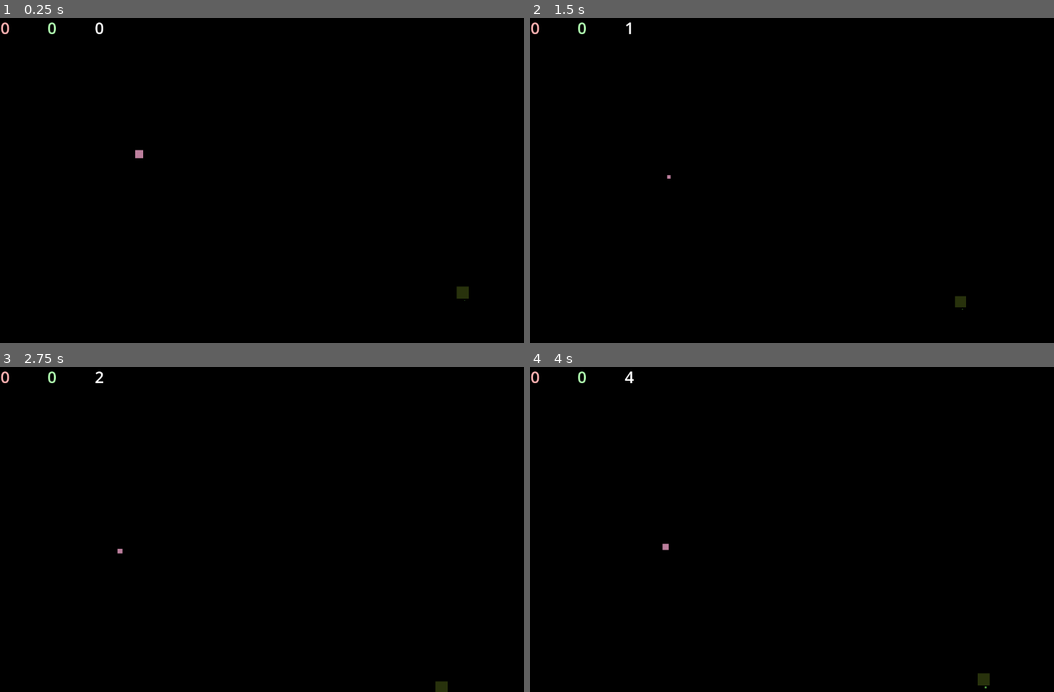
Above: before the commit, frames 1-4 (two rows, left to right).
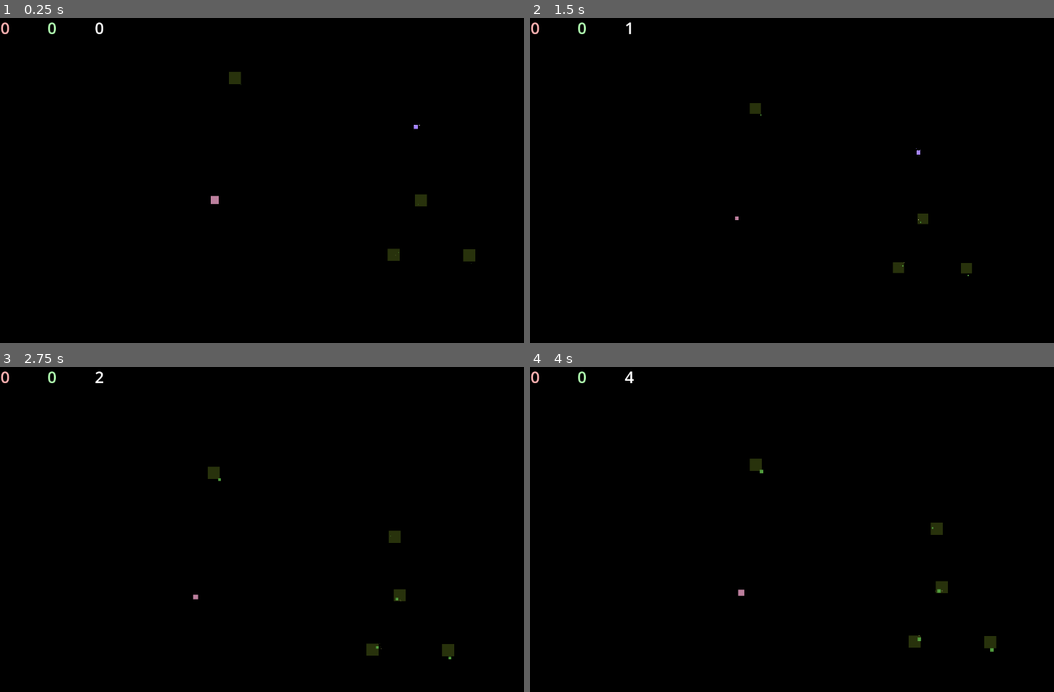
Above: after the commit, the same moments.

Repository: DiegoGrazioli/Project-Ecosystem
Game: Godot game, scene res://scenes/world.tscn
The game is run twice, just before and just after one commit, with the same random seed, the same clock (stepped at 60 frames per second) and the same inputs.
Inputs (mouse positions are in pixels of both pictures, inside the frame that each line leads up to):
- Up to frame 1 (0.25 s): no input
- Up to frame 2 (1.5 s): tap Enter at 0.5 s; move the mouse to (666, 154) at 0.52 s; hold D (destra) 0.53-1.28 s; hold W (su) 0.53-1.28 s; move the mouse to (702, 196) at 1.27 s; hold A (sinistra) from 1.28 s (still down); tap Mouse wheel down (Dezoom) at 1.35 s
- Up to frame 3 (2.75 s): tap W (su) at 1.55 s; move the mouse to (345, 458) at 2.02 s; release A (sinistra) at 2.03 s; hold D (destra) from 2.03 s (still down); hold W (su) from 2.03 s (still down); tap Mouse wheel up (Zoom) at 2.1 s
- Up to frame 4 (4 s): move the mouse to (792, 594) at 2.77 s; release D (destra) at 2.78 s; release W (su) at 2.78 s; hold E (accelera) 2.78-3.53 s; tap Q (decelera) at 2.85 s; tap W (su) at 3.05, 3.8 s; tap Space at 3.5 s; move the mouse to (996, 578) at 3.52 s; hold A (sinistra) from 3.53 s (still down); hold S (giù) from 3.53 s (still down)

The runs differ from the first frame. In frame 1, 0.5% of the frame differs, in the area x 25-91%, y 16-88%; in frame 2, 0.4%; in frame 3, 0.6%; in frame 4, 0.6%, in the area x 25-90%, y 28-99%.

Commit message:
Fix bugs. Add pollen

Diff:
--- a/codes/erbide.gd
+++ b/codes/erbide.gd
@@ -1,6 +1,8 @@
 class_name creature extends CharacterBody2D
 
 @export var existence = true
+
+@onready var solaria: PackedScene = preload("res://scenes/solaria.tscn")
 
 signal death
 
@@ -17,8 +19,11 @@
 var hungry = false
 var secs = false #chi sa, sa
 var dead = false
+var impollinato = false
 
 var vegetables_in_area = []
+
+var sol
 
 # Called when the node enters the scene tree for the first time.
 func _ready() -> void:
@@ -28,12 +33,23 @@
 
 # Called every frame. 'delta' is the elapsed time since the previous frame.
 func _process(delta: float) -> void:
+	#aggiorna i timer al tempo globale
 	$Timer.wait_time = Globals.wait_time
 	$MoveStatus.wait_time = Globals.wait_time * 2
+	$PollinCooldown.wait_time = Globals.wait_time * 4
+	$BirthCooldown.wait_time = Globals.wait_time * 2
+
+	#polline
+	if impollinato:
+		$Polline.visible = true
+		if $PollinCooldown.is_stopped():
+			$PollinCooldown.start()
+	else:
+		$Polline.visible = false
 
 	#raggio di ricerca
 	if hungry:
-		if $Area2D/CollisionShape2D.shape.radius < 550:
+		if $Area2D/CollisionShape2D.shape.radius < 750:
 			$Area2D/CollisionShape2D.shape.radius += 5
 		else:
 			$Area2D/CollisionShape2D.shape.radius = 1
@@ -44,12 +60,15 @@
 	else:
 	#movimento
 		var movement
-		if vegetables_in_area.size() != 0 and hungry:
-			movement = Vector2(vegetables_in_area[0].position.x, vegetables_in_area[0].position.y).normalized()
-			velocity = movement * speed * 5
-		elif vegetables_in_area.size() == 0 and hungry:
-			movement = Vector2(0, 0)
-			velocity = movement * speed
+		if vegetables_in_area.size() > 0 and hungry:
+			$EatArea/CollisionShape2D.disabled = false
+			var closest = get_closest_vegetable()
+			if closest:
+				var direction = closest.global_position - global_position
+				movement = direction.normalized()
+				velocity = movement * speed * 5
+			else:
+				velocity = Vector2.ZERO
 		move_and_collide(velocity)
 
 
@@ -90,6 +109,22 @@
 		if hunger < 1:
 			life -= 1
 
+func get_closest_vegetable() -> Node2D:
+	if vegetables_in_area.size() == 0:
+		return null
+	vegetables_in_area.sort_custom(_compare_distance)
+	return vegetables_in_area[0]
+
+func _compare_distance(a: Node2D, b: Node2D) -> int:
+	var dist_a = position.distance_to(a.position)
+	var dist_b = position.distance_to(b.position)
+	if dist_a < dist_b:
+		return -1
+	elif dist_a > dist_b:
+		return 1
+	else:
+		return 0
+
 func _on_hover_mouse_entered() -> void:
 	$Info.visible = true
 
@@ -101,8 +136,6 @@
 func _on_area_2d_body_entered(body: Node2D) -> void:
 	if body is foglia:
 		vegetables_in_area.append(body)
-		print(vegetables_in_area.size())
-		print(velocity)
 
 
 func _on_area_2d_body_exited(body: Node2D) -> void:
@@ -111,9 +144,16 @@
 
 
 func _on_eat_area_body_entered(body: Node2D) -> void:
-	if body is foglia and hunger < hunger_limit and $EatArea/Cooldown.is_stopped():
-		vegetables_in_area.pop_front()
+	if body is foglia and hungry:
+		print("gnam")
+		vegetables_in_area.erase(body)
 		$EatArea/Cooldown.start()
+		if body.pollins:
+			print("lesgo")
+			impollinato = true
+			$Polline.visible = true
+		else:
+			print("non va")
 		body.queue_free()
 		$EatArea/CollisionShape2D.disabled = true
 		hunger += 5
@@ -126,7 +166,7 @@
 
 
 func _on_move_status_timeout() -> void:
-	if hunger < hunger_limit:
+	if hungry:
 		$MoveStatus.stop()
 	else:
 		var movement
@@ -141,3 +181,20 @@
 func _on_animation_player_animation_finished(anim_name: StringName) -> void:
 	emit_signal("death", position)
 	queue_free()
+
+
+func _on_pollin_cooldown_timeout() -> void:
+	if randi_range(0, 2) == 0:
+		$PollinCooldown.stop()
+		impollinato = false
+		print("fine")
+	else:
+		print("mada mada")
+	sol = solaria.instantiate()
+	sol.position = position - Vector2(32, 32)
+	get_parent().add_child(sol)
+
+
+func _on_birth_cooldown_timeout() -> void:
+	if randi_range(0, 1) == 0:
+		get_parent().add_child(sol)
--- a/codes/globals.gd
+++ b/codes/globals.gd
@@ -17,8 +17,8 @@
 #tipi di esistenze
 	#Carnide: si ciba di erbivori (Erbide e Pollinide)
 	#Res Mante: si ciba di Carnide ma "ci mette molto a digerire" (dorme molto, AFK) e si riproduce poco spesso
-	#Erbide: si ciba di piante (Solaria, Vaniscenza e "Terminaria")
-	#Pollinide: si ciba di piante e si occupa di spargere il polline
+	#Erbide: si ciba di foglie (Solaria, Vaniscenza e "Terminaria")
+	#Pollinide: si ciba di piante
 var poss_creatures = ["Carnide", "Res Mante", "Erbide", "Pollinide"]
 
 	#Funghinoide: nasce da cadaveri. Buono!
--- a/codes/solaria.gd
+++ b/codes/solaria.gd
@@ -10,12 +10,8 @@
 #statistiche:
 var specie = "Solaria"
 var dieta = "Sole"
-var age = [0, 0, 0] #vita media: 1 ciclo, smette di crescere a 5 minuti = fertilità
-var pos = Vector2(position.x, position.y)
+var age = [0, 0, 0]
 var leaves = 0
-
-var hungry = false
-var secs = false
 
 # Called when the node enters the scene tree for the first time.
 func _ready() -> void:
@@ -44,7 +40,6 @@
 		if age[1] == 10:
 			age[1] = 0
 			age[0] += 1
-
 	#aggiorna info
 	$Info/Control/VBoxContainer/EtaContainer/EtaFill.text = str(age[0]) + ", " + str(age[1]) + ", " + str(age[2])
 
--- a/codes/world.gd
+++ b/codes/world.gd
@@ -53,7 +53,7 @@
 
 func _on_erbide_death(pos) -> void:
 	print("vita?")
-	if randi_range(0, 1) != 0:
+	if randi_range(0, 4) != 0:
 		var fun = funghinoide.instantiate()
 		fun.position = pos
 		add_child(fun)
--- a/scenes/erbide.tscn
+++ b/scenes/erbide.tscn
@@ -2,9 +2,6 @@
 
 [ext_resource type="Texture2D" uid="uid://dvdg5vvj8axhd" path="res://src/images/Pixel.png" id="1_ish3j"]
 [ext_resource type="Script" path="res://codes/erbide.gd" id="1_l77ko"]
-
-[sub_resource type="RectangleShape2D" id="RectangleShape2D_ar121"]
-size = Vector2(16.4752, 16.3682)
 
 [sub_resource type="RectangleShape2D" id="RectangleShape2D_xek8y"]
 size = Vector2(16.2683, 16.0181)
@@ -52,16 +49,13 @@
 "death": SubResource("Animation_rttyi")
 }
 
+[sub_resource type="Gradient" id="Gradient_p4rou"]
+offsets = PackedFloat32Array(0.02, 0.08, 0.513333, 1)
+colors = PackedColorArray(0, 0, 0, 0, 0.294118, 0.294118, 0, 1, 1, 1, 0.698, 1, 1, 1, 0.662745, 0)
+
 [node name="Erbide" type="CharacterBody2D"]
 position = Vector2(417, 161)
 script = ExtResource("1_l77ko")
-
-[node name="WorldCollision" type="CollisionShape2D" parent="."]
-visible = false
-position = Vector2(8.63193, 5.97987)
-scale = Vector2(4, 4)
-shape = SubResource("RectangleShape2D_ar121")
-debug_color = Color(0.395566, 0.609891, 0, 0.42)
 
 [node name="Skin" type="Sprite2D" parent="."]
 modulate = Color(0.737255, 0.498039, 0.615686, 1)
@@ -72,7 +66,6 @@
 [node name="Hover" type="Area2D" parent="."]
 
 [node name="CollisionShape2D" type="CollisionShape2D" parent="Hover"]
-visible = false
 light_mask = 0
 visibility_layer = 0
 position = Vector2(8.44034, 6.1315)
@@ -178,14 +171,12 @@
 autostart = true
 
 [node name="Area2D" type="Area2D" parent="."]
-visible = false
 
 [node name="CollisionShape2D" type="CollisionShape2D" parent="Area2D"]
 position = Vector2(8.63193, 5.97987)
 shape = SubResource("CircleShape2D_3atj1")
 
 [node name="EatArea" type="Area2D" parent="."]
-visible = false
 
 [node name="CollisionShape2D" type="CollisionShape2D" parent="EatArea"]
 position = Vector2(8.63193, 5.97987)
@@ -202,6 +193,24 @@
 libraries = {
 "": SubResource("AnimationLibrary_oupwm")
 }
+
+[node name="Polline" type="CPUParticles2D" parent="."]
+visible = false
+position = Vector2(8.44034, 5.97987)
+randomness = 1.0
+lifetime_randomness = 1.0
+emission_shape = 3
+emission_rect_extents = Vector2(8, 8)
+gravity = Vector2(0, -10)
+scale_amount_min = 0.0
+color_ramp = SubResource("Gradient_p4rou")
+
+[node name="PollinCooldown" type="Timer" parent="."]
+wait_time = 4.0
+
+[node name="BirthCooldown" type="Timer" parent="."]
+wait_time = 2.0
+one_shot = true
 
 [connection signal="mouse_entered" from="Hover" to="." method="_on_hover_mouse_entered"]
 [connection signal="mouse_exited" from="Hover" to="." method="_on_hover_mouse_exited"]
@@ -212,3 +221,5 @@
 [connection signal="timeout" from="EatArea/Cooldown" to="." method="_on_cooldown_timeout"]
 [connection signal="timeout" from="MoveStatus" to="." method="_on_move_status_timeout"]
 [connection signal="animation_finished" from="AnimationPlayer" to="." method="_on_animation_player_animation_finished"]
+[connection signal="timeout" from="PollinCooldown" to="." method="_on_pollin_cooldown_timeout"]
+[connection signal="timeout" from="BirthCooldown" to="." method="_on_birth_cooldown_timeout"]
--- a/scenes/foglia_solaria.gd
+++ b/scenes/foglia_solaria.gd
@@ -7,11 +7,14 @@
 var age = 0
 var leaves = 0
 var fertility = false
+var pollins = false
 var growth = true
 
 # Called when the node enters the scene tree for the first time.
 func _ready() -> void:
-	pass # Replace with function body.
+	if randi_range(0, 1) == 0:
+		pollins = true
+		$Polline.visible = true
 
 
 # Called every frame. 'delta' is the elapsed time since the previous frame.
@@ -20,19 +23,20 @@
 	if !fertility and !growth:
 		$Timer.stop()
 		$CollisionShape2D.disabled = true
+		$Polline.visible = false
 
 
 func _on_timer_timeout() -> void:
 	age += 1
 	if growth:
-		$Skin.scale.x += 1
-		$Skin.scale.y += 1
+		$Skin.scale.x += 2
+		$Skin.scale.y += 2
 
-	if $Skin.scale.x == 16:
+	if $Skin.scale.x >= 12:
 		growth = false
 		fertility = true
 
-	if randi_range(0, 28 + leaves * 2) == 0 and fertility:
+	if randi_range(0, 16 + leaves * 2) == 0 and fertility:
 		var foglia = foglia_solaria.instantiate()
 
 		var foglia_pos = Vector2(randi_range(predisposition.x - 4, predisposition.x + 4), randi_range(predisposition.y - 4, predisposition.y + 4))
--- a/scenes/foglia_solaria.tscn
+++ b/scenes/foglia_solaria.tscn
@@ -1,10 +1,14 @@
-[gd_scene load_steps=4 format=3 uid="uid://bjq5i76fr4mvp"]
+[gd_scene load_steps=5 format=3 uid="uid://bjq5i76fr4mvp"]
 
 [ext_resource type="Texture2D" uid="uid://dvdg5vvj8axhd" path="res://src/images/Pixel.png" id="1_4xdba"]
 [ext_resource type="Script" path="res://scenes/foglia_solaria.gd" id="1_hygch"]
 
 [sub_resource type="RectangleShape2D" id="RectangleShape2D_6iosk"]
 size = Vector2(16, 16)
+
+[sub_resource type="Gradient" id="Gradient_x7je0"]
+offsets = PackedFloat32Array(0.02, 0.08, 0.513333, 1)
+colors = PackedColorArray(0, 0, 0, 0, 0.294118, 0.294118, 0, 1, 1, 1, 0.698, 1, 1, 1, 0.662745, 0)
 
 [node name="FogliaSolaria" type="CharacterBody2D"]
 script = ExtResource("1_hygch")
@@ -21,4 +25,14 @@
 [node name="CollisionShape2D" type="CollisionShape2D" parent="."]
 shape = SubResource("RectangleShape2D_6iosk")
 
+[node name="Polline" type="CPUParticles2D" parent="."]
+visible = false
+randomness = 1.0
+lifetime_randomness = 1.0
+emission_shape = 3
+emission_rect_extents = Vector2(8, 8)
+gravity = Vector2(0, -10)
+scale_amount_min = 0.0
+color_ramp = SubResource("Gradient_x7je0")
+
 [connection signal="timeout" from="Timer" to="." method="_on_timer_timeout"]
--- a/scenes/funghinoide.gd
+++ b/scenes/funghinoide.gd
@@ -1,7 +1,15 @@
 extends CharacterBody2D
 
-@onready var foglia_solaria: PackedScene = preload("res://scenes/foglia_solaria.tscn")
+class_name funghinoide
+
+@onready var solaria: PackedScene = preload("res://scenes/solaria.tscn")
+@onready var funghino: PackedScene = preload("res://scenes/funghinoide.tscn")
 #onready var vaniscenza blah blah blah
+
+#statistiche:
+var specie = "Funghinoide"
+var dieta = "Sole, cadaveri"
+var age = [0, 0, 0]
 
 func _ready() -> void:
 	pass
@@ -10,15 +18,22 @@
 	$Timer.wait_time = Globals.wait_time
 
 func _on_timer_timeout() -> void:
-	var random = randi_range(0, 6)
+	var random = randi_range(0, 12)
 	if random == 0:
-		var pianta = foglia_solaria.instantiate()
-		pianta.position = Vector2(randi_range(-16, 16), randi_range(-16, 16))
+		print("pianta")
+		var pianta = solaria.instantiate()
+		pianta.position = Vector2(position.x + randi_range(-32, 32),position.y + randi_range(-32, 32))
 		get_parent().add_child(pianta)
-	elif random == 1:
+		if randi_range(0, 10) != 0:
+			queue_free()
+	elif random == 1 or random == 2 or random == 3:
+		print("fungho")
+		var fun = funghino.instantiate()
+		fun.position = Vector2(position.x + randi_range(-32, 32), position.y + randi_range(-32, 32))
+		get_parent().add_child(fun)
+		if randi_range(0, 4) != 0:
+			queue_free()
+	elif random == 4:
 		pass ################################### SERVE PER ALTRA PIANTA
-	elif random == 2:
+	elif random == 5:
 		pass ################################### SERVE PER ALTRA PIANTA
-
-	if randi_range(0, 1) == 0:
-		queue_free()
--- a/scenes/funghinoide.tscn
+++ b/scenes/funghinoide.tscn
@@ -9,6 +9,9 @@
 offsets = PackedFloat32Array(0.04, 0.166667, 0.74, 1)
 colors = PackedColorArray(1, 1, 1, 0, 1, 1, 1, 1, 0.647059, 0.517647, 1, 1, 0.647059, 0.517647, 1, 0)
 
+[sub_resource type="RectangleShape2D" id="RectangleShape2D_n88f3"]
+size = Vector2(6, 6)
+
 [node name="Funghinoide" type="CharacterBody2D"]
 script = ExtResource("1_u0io2")
 
@@ -17,7 +20,7 @@
 
 [node name="Skin" type="Sprite2D" parent="."]
 modulate = Color(0.645879, 0.517065, 1, 1)
-scale = Vector2(16, 16)
+scale = Vector2(8, 8)
 texture = ExtResource("1_50fmp")
 
 [node name="CPUParticles2D" type="CPUParticles2D" parent="."]
@@ -34,4 +37,81 @@
 [node name="Timer" type="Timer" parent="."]
 autostart = true
 
+[node name="Hover" type="Area2D" parent="."]
+
+[node name="CollisionShape2D" type="CollisionShape2D" parent="Hover"]
+light_mask = 0
+visibility_layer = 0
+scale = Vector2(4, 4)
+shape = SubResource("RectangleShape2D_n88f3")
+
+[node name="Info" type="Control" parent="."]
+visible = false
+layout_mode = 3
+anchors_preset = 0
+offset_left = 8.63191
+offset_top = -38.8862
+offset_right = 136.631
+offset_bottom = 87.114
+
+[node name="Rectangle" type="Sprite2D" parent="Info"]
+modulate = Color(1, 1, 1, 0.278431)
+position = Vector2(60.4118, -61.8696)
+scale = Vector2(128, 128)
+texture = ExtResource("1_50fmp")
+
+[node name="Control" type="Control" parent="Info"]
+anchors_preset = 0
+offset_left = -3.0
+offset_top = -126.0
+offset_right = 125.0
+offset_bottom = 2.0
+
+[node name="VBoxContainer" type="VBoxContainer" parent="Info/Control"]
+layout_mode = 1
+anchors_preset = 15
+anchor_right = 1.0
+anchor_bottom = 1.0
+grow_horizontal = 2
+grow_vertical = 2
+
+[node name="SpecieContainer" type="HBoxContainer" parent="Info/Control/VBoxContainer"]
+layout_mode = 2
+
+[node name="Specie" type="Label" parent="Info/Control/VBoxContainer/SpecieContainer"]
+layout_mode = 2
+theme_override_font_sizes/font_size = 12
+text = "Specie:"
+
+[node name="SpecieFill" type="Label" parent="Info/Control/VBoxContainer/SpecieContainer"]
+layout_mode = 2
+theme_override_font_sizes/font_size = 12
+text = "ADD HERE"
+
+[node name="DietaContainer" type="HBoxContainer" parent="Info/Control/VBoxContainer"]
+layout_mode = 2
+
+[node name="Dieta" type="Label" parent="Info/Control/VBoxContainer/DietaContainer"]
+layout_mode = 2
+theme_override_font_sizes/font_size = 12
+text = "Dieta:"
+
+[node name="DietaFill" type="Label" parent="Info/Control/VBoxContainer/DietaContainer"]
+layout_mode = 2
+theme_override_font_sizes/font_size = 12
+text = "ADD HERE"
+
+[node name="EtaContainer" type="HBoxContainer" parent="Info/Control/VBoxContainer"]
+layout_mode = 2
+
+[node name="Eta" type="Label" parent="Info/Control/VBoxContainer/EtaContainer"]
+layout_mode = 2
+theme_override_font_sizes/font_size = 12
+text = "Età:"
+
+[node name="EtaFill" type="Label" parent="Info/Control/VBoxContainer/EtaContainer"]
+layout_mode = 2
+theme_override_font_sizes/font_size = 12
+text = "ADD HERE"
+
 [connection signal="timeout" from="Timer" to="." method="_on_timer_timeout"]
--- a/scenes/solaria.tscn
+++ b/scenes/solaria.tscn
@@ -105,3 +105,7 @@
 autostart = true
 
 [node name="Leaves" type="Node2D" parent="."]
+
+[connection signal="mouse_entered" from="Hover" to="." method="_on_hover_mouse_entered"]
+[connection signal="mouse_exited" from="Hover" to="." method="_on_hover_mouse_exited"]
+[connection signal="timeout" from="Timer" to="." method="_on_timer_timeout"]
--- a/scenes/world.tscn
+++ b/scenes/world.tscn
@@ -1,10 +1,11 @@
-[gd_scene load_steps=8 format=3 uid="uid://durkj4pqe32di"]
+[gd_scene load_steps=9 format=3 uid="uid://durkj4pqe32di"]
 
 [ext_resource type="Texture2D" uid="uid://dvdg5vvj8axhd" path="res://src/images/Pixel.png" id="1_e6t7s"]
 [ext_resource type="Script" path="res://codes/world.gd" id="1_y73rv"]
 [ext_resource type="PackedScene" uid="uid://hwkf78bcb1r3" path="res://scenes/ui.tscn" id="2_hclxq"]
 [ext_resource type="PackedScene" uid="uid://bc5nh7luewpkm" path="res://scenes/erbide.tscn" id="4_4r32y"]
 [ext_resource type="PackedScene" uid="uid://daoryq86wit4j" path="res://scenes/solaria.tscn" id="5_wjah2"]
+[ext_resource type="PackedScene" uid="uid://d3w4f7evryh6c" path="res://scenes/funghinoide.tscn" id="6_s2i1y"]
 
 [sub_resource type="RectangleShape2D" id="RectangleShape2D_vqlf4"]
 size = Vector2(101561, 879)
@@ -48,10 +49,19 @@
 autostart = true
 
 [node name="Erbide" parent="." instance=ExtResource("4_4r32y")]
-position = Vector2(10196, 5189)
+position = Vector2(10346, 5280)
 
 [node name="Solaria" parent="." instance=ExtResource("5_wjah2")]
-position = Vector2(10847, 5470)
+position = Vector2(10860, 5396)
+
+[node name="Solaria2" parent="." instance=ExtResource("5_wjah2")]
+position = Vector2(10764, 5287)
+
+[node name="Solaria3" parent="." instance=ExtResource("5_wjah2")]
+position = Vector2(10710, 5395)
+
+[node name="Solaria4" parent="." instance=ExtResource("5_wjah2")]
+position = Vector2(10395, 5044)
 
 [node name="StaticBody2D" type="StaticBody2D" parent="."]
 
@@ -77,6 +87,9 @@
 position = Vector2(105428, 33322)
 shape = SubResource("RectangleShape2D_ib281")
 
+[node name="Funghinoide" parent="." instance=ExtResource("6_s2i1y")]
+position = Vector2(10754, 5141)
+
 [connection signal="timeout" from="Timer" to="." method="_on_timer_timeout"]
 [connection signal="timeout" from="Timer" to="Camera2D/UI" method="_on_timer_timeout"]
 [connection signal="death" from="Erbide" to="." method="_on_erbide_death"]
Not shown: 1 places in scenes/funghinoide.tscn that only renumber resources
